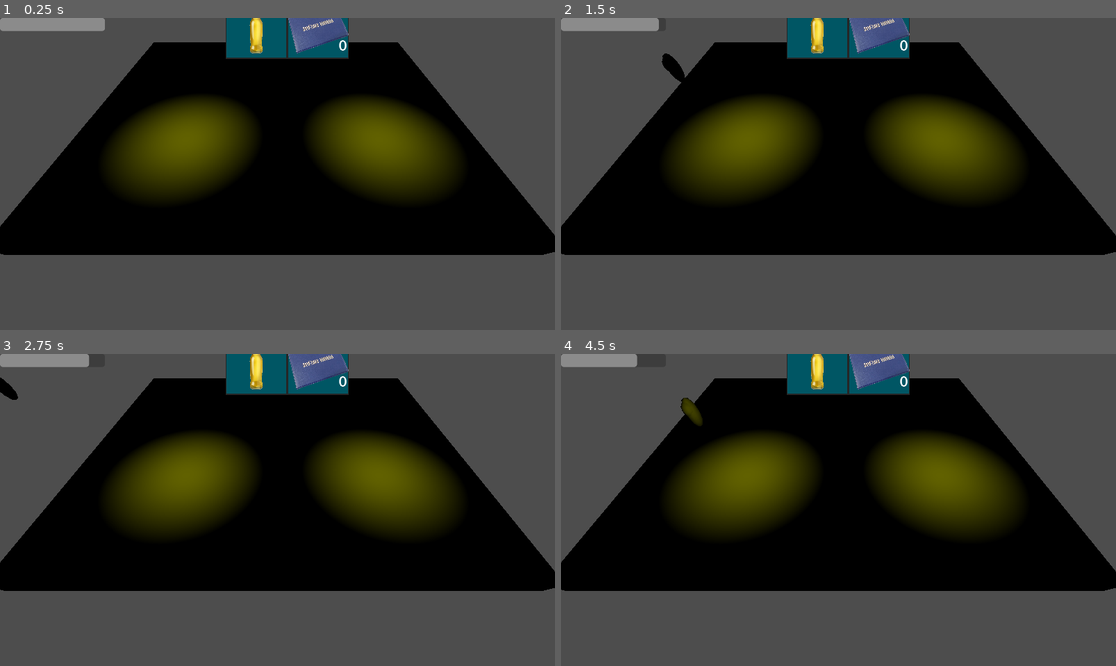
Above: before the commit, frames 1-4 (two rows, left to right).
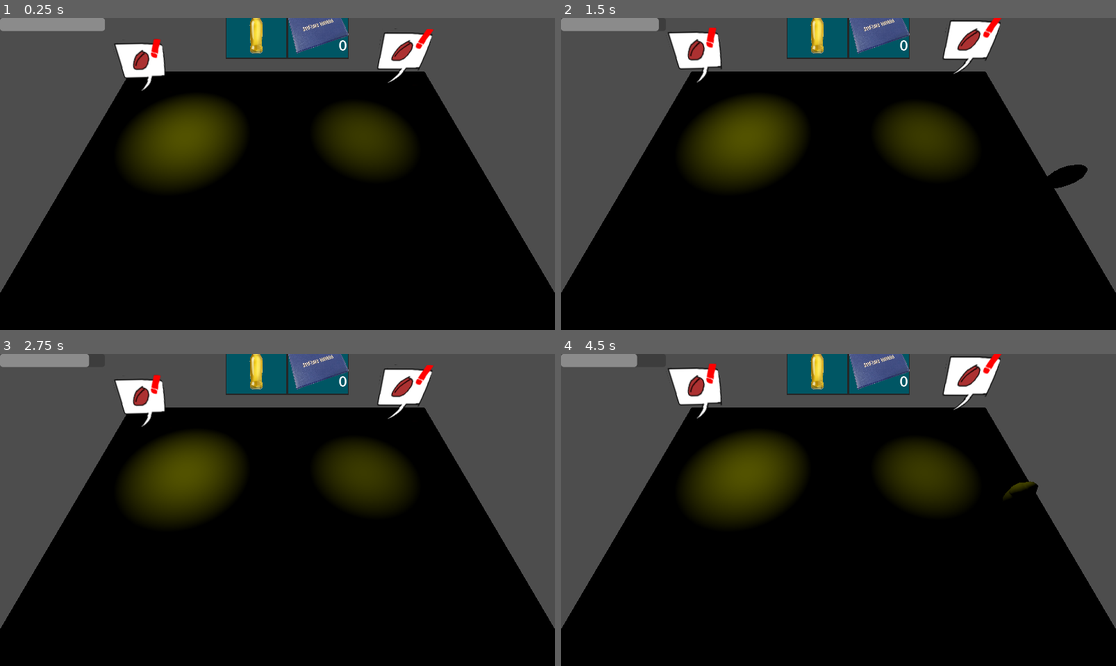
Above: after the commit, the same moments.

Repository: dueip/2024f_gamejam_misis
Game: Godot game, scene res://test_tw.tscn
Two runs of this game, one before a commit and one after it. Both use one fixed random seed, a clock stepped at 60 frames per second and the inputs below. This scene is started directly instead of the project's main scene.
Inputs (mouse positions are in pixels of both pictures, inside the frame that each line leads up to):
- Up to frame 1 (0.25 s): no input
- Up to frame 2 (1.5 s): move the mouse to (960, 158) at 0.52 s; hold D (character_right) 0.53-1.28 s; tap Space (character_dash) at 0.6 s; move the mouse to (727, 189) at 1.27 s; hold S (character_back) from 1.28 s (still down); tap Shift (character_run) at 1.35 s
- Up to frame 3 (2.75 s): move the mouse to (333, 441) at 2.02 s; release S (character_back) at 2.03 s; hold D (character_right) from 2.03 s (still down); tap Space (character_dash) at 2.1 s
- Up to frame 4 (4.5 s): move the mouse to (810, 572) at 2.77 s; release D (character_right) at 2.78 s; hold W (character_up) 2.78-3.53 s; tap Shift (character_run) at 2.85, 4.35 s; move the mouse to (1005, 556) at 3.52 s; hold A (character_left) from 3.53 s (still down); tap Space (character_dash) at 3.6 s; move the mouse to (672, 463) at 4.27 s

The runs differ from the first frame. In frame 1, 38% of the frame differs, in the area x 0-100%, y 3-100%; in frame 2, 38%, in the area x 0-100%, y 0-100%; in frame 3, 38%; in frame 4, 38%.

Commit message:
feat: Добавить анимацию для ТВ

Diff:
--- a/TW/TW.gd
+++ b/TW/TW.gd
@@ -5,6 +5,12 @@
 @export var tw_name: String
 @export var award: int
 @export var minigame: Minigame
+@export var animation_speed: float = 1
+@export var animation_loop_time: float = 1
+@onready var sprite: Sprite3D = $Sprite3D
+@onready var animation_timer: Timer = $AnimationTimer
+
+var change_sign: int = 1
 
 
 func create_tw_at(where_at: Vector3, new_tw_name: String, new_award: int) -> TW:
@@ -14,12 +20,31 @@
 	minigame.instance()
 	return self
 
+func _ready():
+	var tween = get_tree().create_tween()
+	var vector_first = sprite.position
+	var vector_final = Vector3(sprite.position.x, sprite.position.y + 1, sprite.position.z)
+	tween.tween_property(sprite, "position", vector_final, animation_loop_time / 2).set_trans(tween.TRANS_SINE)
+	tween.tween_property(sprite, "position", vector_first, animation_loop_time / 2).set_trans(tween.TRANS_SINE)
+	tween.set_speed_scale(animation_speed)
+	tween.set_loops()
+func animateSprite(seed):
 
+	sprite.position.y += animation_speed * exp(0.001 * seed) * change_sign
+	if (animation_timer.is_stopped()):
+		animation_timer.start(animation_loop_time)
 
-
-
-
+func _process(delta):
+	pass
+	#animateSprite(delta)
 
 func _on_mouse_entered():
 	minigame.startGame()
 	minigame.play()
+
+
+func _on_animation_timer_timeout():
+	if change_sign == -1:
+		change_sign = 1
+	else:
+		change_sign = -1
--- a/TW/TW.tscn
+++ b/TW/TW.tscn
@@ -1,7 +1,8 @@
-[gd_scene load_steps=4 format=3 uid="uid://dr1t3444vuiws"]
+[gd_scene load_steps=5 format=3 uid="uid://dr1t3444vuiws"]
 
 [ext_resource type="Script" path="res://TW/TW.gd" id="1_leflx"]
 [ext_resource type="PackedScene" uid="uid://cbehqu0dsca77" path="res://minigames/minigame.tscn" id="2_m7cxr"]
+[ext_resource type="Texture2D" uid="uid://dmpc1jpv02y3f" path="res://sprites/coffee_popup.png" id="3_uwyy5"]
 
 [sub_resource type="BoxShape3D" id="BoxShape3D_olar8"]
 
@@ -14,3 +15,11 @@
 
 [node name="CollisionShape3D" type="CollisionShape3D" parent="."]
 shape = SubResource("BoxShape3D_olar8")
+
+[node name="Sprite3D" type="Sprite3D" parent="."]
+transform = Transform3D(0.473099, 0, 0, 0, 0.388673, 0.269733, 0, -0.269733, 0.388673, 0, 0, 0)
+texture = ExtResource("3_uwyy5")
+
+[node name="AnimationTimer" type="Timer" parent="."]
+
+[connection signal="timeout" from="AnimationTimer" to="." method="_on_animation_timer_timeout"]
--- a/character.gd
+++ b/character.gd
@@ -30,6 +30,17 @@
 
 var running_mult: float = 1
 
+func calculatePositionToLookAt(point: Vector2, current_position: Vector3, camera: Camera3D) -> Vector3:
+	var normal = camera.project_ray_normal(point)
+	var C = (current_position.y-camera.position.y)/ normal.y
+	var point_to_look_at : Vector3 = (camera.position)
+	point_to_look_at.x+=C*normal.x
+	point_to_look_at.z+=C*normal.z
+	point_to_look_at.y= current_position.y
+	return point_to_look_at
+
+
+
 func _ready():
 	seed("Byeworld".hash())
 	Input.warp_mouse(Vector2(self.position.x, self.position.y))
@@ -39,21 +50,11 @@
 func _input(event):
 	if event is InputEventMouse:
 		var camera = get_viewport().get_camera_3d()
-		var normal = get_viewport().get_camera_3d().project_ray_normal(event.position)
-		print(normal)
-		var C = (self.position.y-camera.position.y)/ normal.y
-		var point_to_look_at = (camera.position)
-		point_to_look_at.x+=C*normal.x
-		point_to_look_at.z+=C*normal.z
-		point_to_look_at.y=self.position.y
-		$Body.look_at(point_to_look_at)
+		$Body.look_at(calculatePositionToLookAt(event.position, self.position, camera))
 		$Body.rotate_y(deg_to_rad(180))
 
 
 func _physics_process(delta):
-
-
-
 	var is_running: bool = Input.is_action_pressed("character_run")
 	if is_running:
 		running_mult = RUNNING_SPEED_MULT
--- a/character.tscn
+++ b/character.tscn
@@ -31,8 +31,8 @@
 [node name="Body" type="CSGSphere3D" parent="."]
 transform = Transform3D(0.875486, 0, 0, 0, 2.02668, 0, 0, 0, 1.14442, 0, 0, 0)
 
-[node name="CSGSphere3D" type="CSGSphere3D" parent="."]
-transform = Transform3D(0.790813, 0, 0, 0, 1, 0, 0, 0, 1, 0, 0.351693, 0.144255)
+[node name="CSGSphere3D" type="CSGSphere3D" parent="Body"]
+transform = Transform3D(0.903285, 0, 0, 0, 0.493418, 0, 0, 0, 0.873805, 0, 0.173532, 0.126051)
 
 [node name="DashTimer" type="Timer" parent="."]
 
--- a/test_room.tscn
+++ b/test_room.tscn
@@ -23,5 +23,6 @@
 transform = Transform3D(1, 0, 0, 0, 0.206409, 0.978466, 0, -0.978466, 0.206409, 3.74477, 13.3325, 18.4079)
 light_energy = 0.58
 
-[node name="Camera3D" type="Camera3D" parent="."]
-transform = Transform3D(1, 0, 0, 0, 0.587785, 0.809017, 0, -0.809017, 0.587785, 0.17927, 10.0409, 13.7239)
+[node name="Camera" type="Camera3D" parent="."]
+unique_name_in_owner = true
+transform = Transform3D(-1, 1.60586e-07, -7.54979e-08, 1.49101e-08, 0.5, 0.866025, 1.76821e-07, 0.866025, -0.5, 0, 30.52, -6.324)
--- a/test_tw.tscn
+++ b/test_tw.tscn
@@ -14,13 +14,16 @@
 
 [node name="Camera" parent="TestRoom" index="3"]
 transform = Transform3D(-1, 1.60587e-07, -7.5498e-08, 1.49101e-08, 0.5, 0.866025, 1.76821e-07, 0.866025, -0.5, 0, 11.8596, -6.324)
+current = true
 
 [node name="coffee_tw" parent="." node_paths=PackedStringArray("minigame") instance=ExtResource("2_fbpmy")]
-transform = Transform3D(1, 0, 0, 0, 1, 0, 0, 0, 1, 6.88699, 0, 3.61969)
+transform = Transform3D(-0.999198, 0, -0.0400445, 0, 1, 0, 0.0400445, 0, -0.999198, 6.88699, 5.06528, 3.61969)
 minigame = NodePath("coffee_minigame")
+animation_speed = 0.5
+animation_loop_time = 0.5
 
 [node name="OmniLight3D" type="OmniLight3D" parent="coffee_tw"]
-transform = Transform3D(1, 0, 0, 0, 1, 0, 0, 0, 1, 0.142787, 4.81762, 0.175553)
+transform = Transform3D(1, 0, 0, 0, 1, 0, 0, 0, 1, 0.142787, 0.238092, 0.175553)
 light_color = Color(1, 1, 0, 1)
 light_energy = 4.55
 light_indirect_energy = 0.838
@@ -37,11 +40,11 @@
 [node name="coffee_minigame" parent="coffee_tw" instance=ExtResource("3_3feon")]
 
 [node name="pab_tw" parent="." node_paths=PackedStringArray("minigame") instance=ExtResource("2_fbpmy")]
-transform = Transform3D(1, 0, 0, 0, 1, 0, 0, 0, 1, -6.11301, 0, 3.61969)
+transform = Transform3D(-0.999989, 0, 0.00466003, 0, 1, 0, -0.00466003, 0, -0.999989, -6.11301, 5.52796, 3.61969)
 minigame = NodePath("../coffee_tw/coffee_minigame")
 
 [node name="OmniLight3D" type="OmniLight3D" parent="pab_tw"]
-transform = Transform3D(1, 0, 0, 0, 1, 0, 0, 0, 1, 0.142787, 4.81762, 0.175553)
+transform = Transform3D(1, 0, 0, 0, 1, 0, 0, 0, 1, 0.142787, 0.505487, 0.175553)
 light_color = Color(1, 1, 0, 1)
 light_energy = 4.55
 light_indirect_energy = 0.838
Binary file added: sprites/coffee_popup.png
Not shown, added: sprites/coffee_popup.png.import
